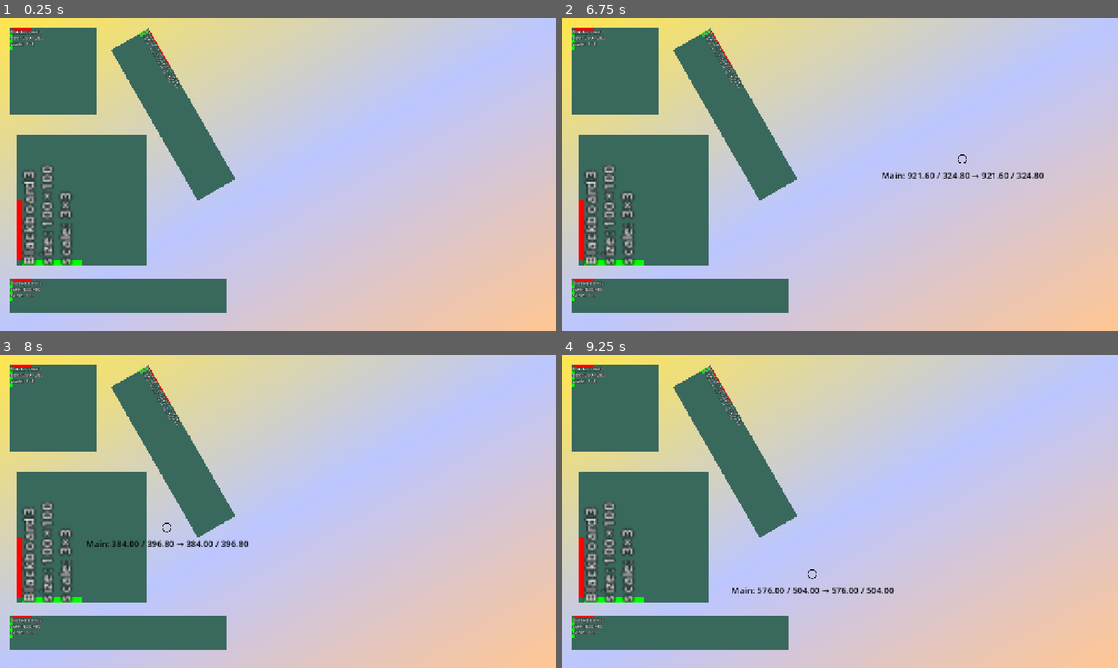
Above: before the commit, frames 1-4 (two rows, left to right).
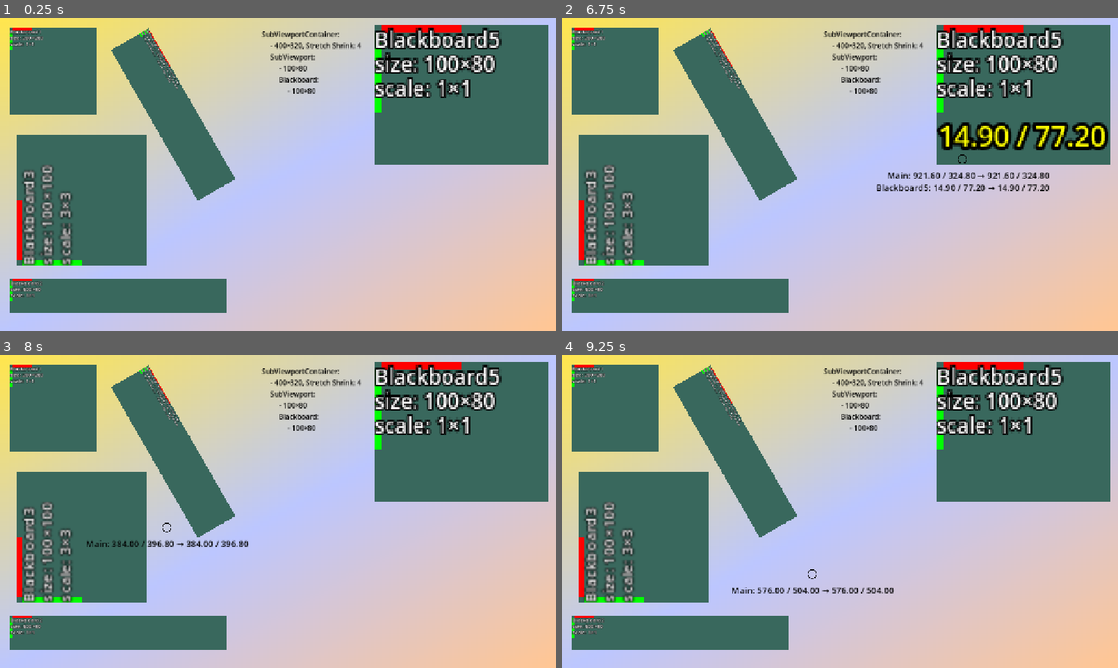
Above: after the commit, the same moments.

Repository: Toxe/godot-coordinate-systems
Game: Godot game, scene res://scenes/main.tscn
Same seed, same stepped clock (60 frames per second), same inputs: the game is played once before the commit and once after it.
Inputs (mouse positions are in pixels of both pictures, inside the frame that each line leads up to):
- Up to frame 1 (0.25 s): no input
- Up to frame 2 (6.75 s): tap Enter at 0.5, 2, 3.5 s; move the mouse to (617, 71) at 0.52 s; click (617, 71) at 0.67 s; tap Space at 1.25, 2.75, 4.25 s; move the mouse to (734, 115) at 1.27 s; click (734, 115) at 1.42 s; move the mouse to (678, 296) at 2.02 s; click (678, 296) at 2.17 s; move the mouse to (645, 199) at 2.77 s; click (645, 199) at 2.92 s; move the mouse to (1006, 221) at 3.52 s; click (1006, 221) at 3.67 s; move the mouse to (673, 127) at 4.27 s; click (673, 127) at 4.42 s; move the mouse to (867, 174) at 5.02 s; click (867, 174) at 5.17 s; move the mouse to (756, 96) at 5.77 s; click (756, 96) at 5.92 s; move the mouse to (962, 158) at 6.52 s; click (962, 158) at 6.67 s
- Up to frame 3 (8 s): move the mouse to (166, 527) at 7.27 s; click (166, 527) at 7.42 s
- Up to frame 4 (9.25 s): move the mouse to (895, 442) at 8.02 s; click (895, 442) at 8.17 s; move the mouse to (812, 574) at 8.77 s; click (812, 574) at 8.92 s

The runs differ from the first frame. In frame 1, 15% of the frame differs, in the area x 47-99%, y 2-47%; in frame 2, 15%, in the area x 47-99%, y 2-56%; in frame 3, 15%; in frame 4, 15%.

Commit message:
Add SubViewport

Diff:
--- a/CoordinateSystems/scenes/main.tscn
+++ b/CoordinateSystems/scenes/main.tscn
@@ -54,3 +54,39 @@
 
 [node name="MouseOverlay" parent="CanvasLayer" unique_id=2060645405 instance=ExtResource("3_sugp2")]
 unique_name_in_owner = true
+
+[node name="SubViewportContainer" type="SubViewportContainer" parent="." unique_id=1119877746]
+texture_filter = 1
+offset_left = 862.0
+offset_top = 16.0
+offset_right = 1262.0
+offset_bottom = 336.0
+stretch = true
+stretch_shrink = 4
+
+[node name="SubViewport" type="SubViewport" parent="SubViewportContainer" unique_id=1109369972]
+size = Vector2i(100, 80)
+
+[node name="Blackboard5" parent="SubViewportContainer/SubViewport" unique_id=1287240771 instance=ExtResource("2_0wfyh")]
+anchors_preset = 15
+anchor_right = 1.0
+anchor_bottom = 1.0
+offset_right = 0.0
+offset_bottom = 0.0
+grow_horizontal = 2
+grow_vertical = 2
+metadata/_edit_lock_ = true
+
+[node name="Label" type="Label" parent="." unique_id=549301521]
+offset_left = 602.0
+offset_top = 26.0
+offset_right = 832.0
+offset_bottom = 179.0
+theme_override_colors/font_color = Color(0, 0, 0, 1)
+text = "SubViewportContainer:
+	- 400×320, Stretch Shrink: 4
+	SubViewport:
+		- 100×80
+		Blackboard:
+			- 100×80"
+tab_stops = PackedFloat32Array(20, 20)
